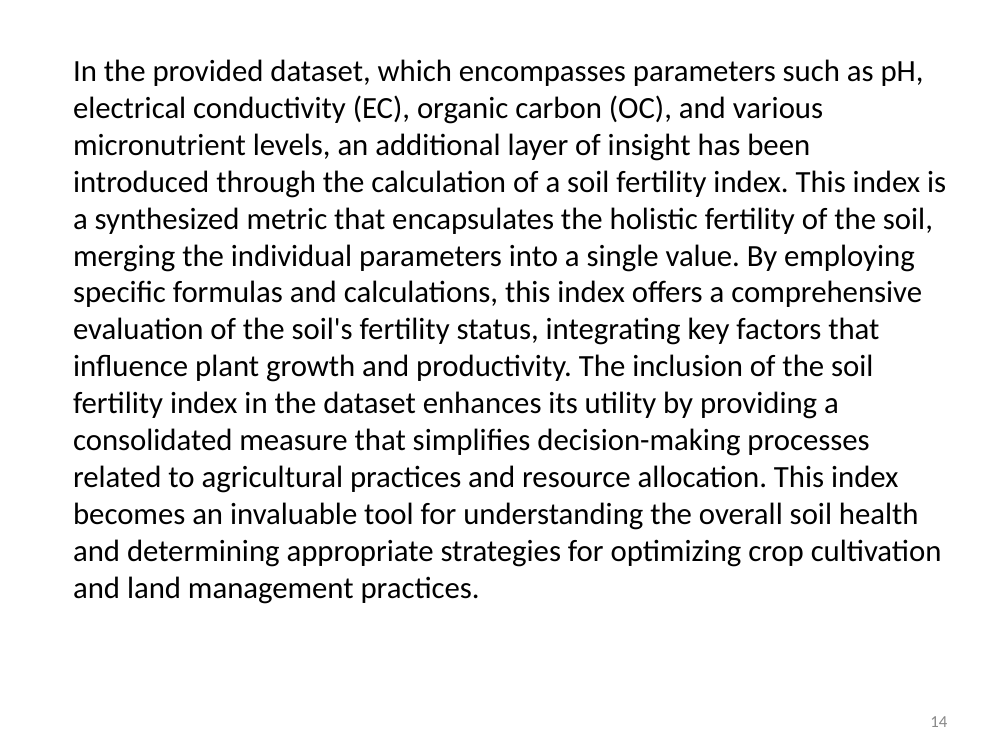
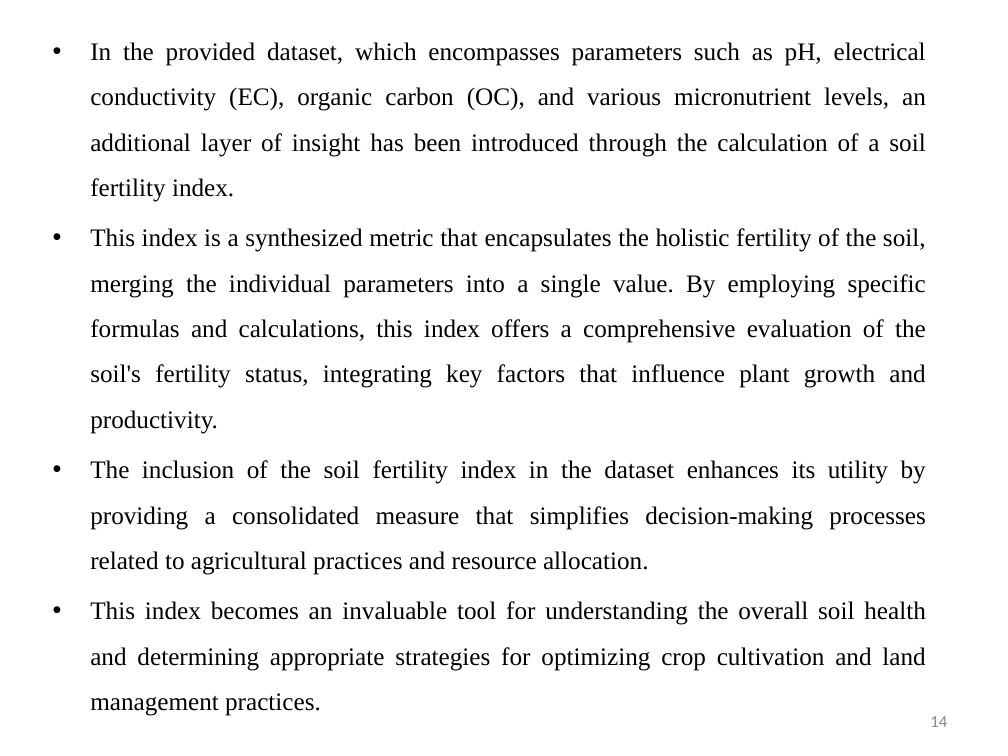
Before and after one commit to prakashy003/Soil-Analyzer, a slide deck: slide 14 of Documents/Review 1 ppt.pptx. Drawn at 1008x756 pixels with LibreOffice and Linux fonts; fonts in the diff are those of the drawing. Boxes give left, top, right and bottom in pixels: in the first picture for what was removed or moved away, otherwise in the second. Text is boxed around its words. In the diff, an @@ line names an element or a change of style, - is before the commit and + after.

```diff
--- a/Documents/Review 1 ppt.pptx
+++ b/Documents/Review 1 ppt.pptx
@@ text at [90, 42, 926, 625]: text changed; size 22 to 18 pt; font Calibri to Times New Roman @@
-In the provided dataset, which encompasses parameters such as pH, electrical conductivity (EC), organic carbon (OC), and various micronutrient levels, an additional layer of insight has been introduced through the calculation of a soil fertility index. This index is a synthesized metric that encapsulates the holistic fertility of the soil, merging the individual parameters into a single value. By employing specific formulas and calculations, this index offers a comprehensive evaluation of the soil's fertility status, integrating key factors that influence plant growth and productivity. The inclusion of the soil fertility index in the dataset enhances its utility by providing a consolidated measure that simplifies decision-making processes related to agricultural practices and resource allocation. This index becomes an invaluable tool for understanding the overall soil health and determining appropriate strategies for optimizing crop cultivation and land management practices.
+• In the provided dataset, which encompasses parameters such as pH, electrical conductivity (EC), organic carbon (OC), and various micronutrient levels, an additional layer of insight has been introduced through the calculation of a soil fertility index.
+• This index is a synthesized metric that encapsulates the holistic fertility of the soil, merging the individual parameters into a single value. By employing specific formulas and calculations, this index offers a comprehensive evaluation of the soil's fertility status, integrating key factors that influence plant growth and productivity.
+• The inclusion of the soil fertility index in the dataset enhances its utility by providing a consolidated measure that simplifies decision-making processes related to agricultural practices and resource allocation.
+• This index becomes an invaluable tool for understanding the overall soil health and determining appropriate strategies for optimizing crop cultivation and land management practices.
```
Also in this commit, not shown: 14 other slides changed, 9 other files.
